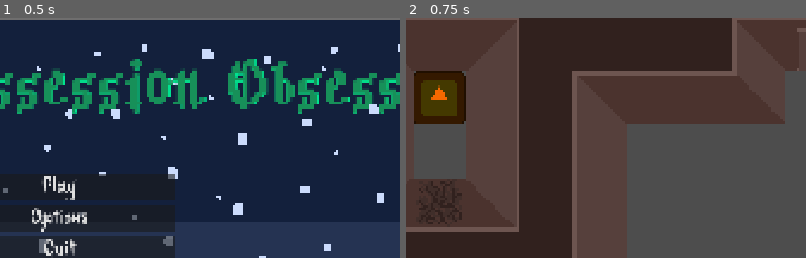
Above: before the commit, frames 1-2 (left to right).
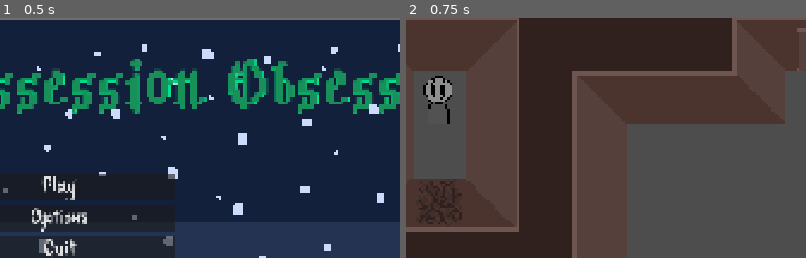
Above: after the commit, the same moments.

Repository: AvatarKeing/GameJam22
Game: Godot game, scene res://Scenes/menu.tscn
Same seed, same stepped clock (60 frames per second), same inputs: the game is played once before the commit and once after it. The engine's default icon, where the game draws it, is replaced by a stand-in: a white triangle on a blue panel in a dark square.
Inputs:
- Up to frame 1 (0.5 s): no input
- Up to frame 2 (0.75 s): click "Play" at 0.5 s
The pictures show only the part of the screen within x 12-62%, y 0-50%; the shares and areas given below are measured in that part.

Frame 1 is identical in both runs. In frame 2, 2.8% of the frame differs, in the area x 2-15%, y 22-45%.

Commit message:
pushingggggg

Diff:
--- a/Scenes/Level2.tscn
+++ b/Scenes/Level2.tscn
@@ -124,7 +124,10 @@
 size = Vector2(200, 56)
 
 [sub_resource type="RectangleShape2D" id="RectangleShape2D_yf5fn"]
-size = Vector2(96, 656)
+size = Vector2(184, 760)
+
+[sub_resource type="RectangleShape2D" id="RectangleShape2D_au75x"]
+size = Vector2(216, 768)
 
 [node name="Level2" type="Node2D" unique_id=752347282]
 
@@ -198,11 +201,12 @@
 collision_mask = 0
 
 [node name="CollisionShape2D" type="CollisionShape2D" parent="Walls/Area2D" unique_id=229434522 groups=["Wall"]]
+position = Vector2(44, 52)
 shape = SubResource("RectangleShape2D_yf5fn")
 
 [node name="CollisionShape2D2" type="CollisionShape2D" parent="Walls/Area2D" unique_id=324193506 groups=["Wall"]]
-position = Vector2(776, -128)
-shape = SubResource("RectangleShape2D_yf5fn")
+position = Vector2(716, -72)
+shape = SubResource("RectangleShape2D_au75x")
 
 [node name="WinScreen" parent="." unique_id=1757649345 instance=ExtResource("8_p4u3k")]
 visible = false
--- a/Scenes/body.tscn
+++ b/Scenes/body.tscn
@@ -1,7 +1,8 @@
 [gd_scene format=3 uid="uid://nlywkm7o2xm0"]
 
 [ext_resource type="Script" uid="uid://x38sd27m4i4a" path="res://Scripts/body.gd" id="1_7h43o"]
-[ext_resource type="Texture2D" uid="uid://c1yqkgaquxe21" path="res://icon.svg" id="1_35550"]
+[ext_resource type="Texture2D" uid="uid://yf0ixkynjy17" path="res://Sprites/NormalGuySprites.png" id="2_vhqrm"]
+[ext_resource type="Texture2D" uid="uid://d2ergpegyweh4" path="res://Sprites/StatueGuySprites.png" id="3_ou3cv"]
 
 [sub_resource type="RectangleShape2D" id="RectangleShape2D_q0t65"]
 size = Vector2(128, 128)
@@ -14,9 +15,14 @@
 [node name="CollisionShape2D" type="CollisionShape2D" parent="." unique_id=975470393]
 shape = SubResource("RectangleShape2D_q0t65")
 
-[node name="Sprite2D" type="Sprite2D" parent="." unique_id=1832230325]
-modulate = Color(0.9599789, 0.40782756, 0, 1)
-texture = ExtResource("1_35550")
+[node name="NormalSprite" type="Sprite2D" parent="." unique_id=1832230325]
+visible = false
+texture = ExtResource("2_vhqrm")
+hframes = 4
+
+[node name="StatueSprite" type="Sprite2D" parent="." unique_id=850617494]
+texture = ExtResource("3_ou3cv")
+hframes = 4
 
 [node name="TopCollider" type="Area2D" parent="." unique_id=1075411084]
 position = Vector2(0, -128)
--- a/Scripts/body.gd
+++ b/Scripts/body.gd
@@ -1,4 +1,8 @@
 extends Area2D
+
+@onready var NormalSpr: Sprite2D = $NormalSprite
+@onready var StatueSpr: Sprite2D = $StatueSprite
+
 
 # State Machine
 enum moveState {DEAD, FOCUS}
@@ -22,15 +26,32 @@
 	object_position = position
 	currentState = moveState.DEAD
 
+func _process(_delta: float) -> void:
+	match currentState:
+		moveState.FOCUS:
+			NormalSpr.visible = true
+			StatueSpr.visible = false
+		moveState.DEAD:
+			NormalSpr.visible = false
+			StatueSpr.visible = true
+
 func _input(event: InputEvent) -> void:
 	if currentState == moveState.FOCUS:
 		if event.is_action_pressed("left") && can_move && can_move_left:
+			NormalSpr.frame = 1
+			StatueSpr.frame = 1
 			Global.move_to(self, Global._grid_to_pixel(offset, -1, 0))
 		if event.is_action_pressed("right") && can_move && can_move_right:
+			NormalSpr.frame = 3
+			StatueSpr.frame = 3
 			Global.move_to(self, Global._grid_to_pixel(offset, 1, 0))
 		if event.is_action_pressed("up") && can_move && can_move_top:
+			NormalSpr.frame = 2
+			StatueSpr.frame = 2
 			Global.move_to(self, Global._grid_to_pixel(offset, 0, -1))
 		if event.is_action_pressed("down") && can_move && can_move_bottom:
+			NormalSpr.frame = 0
+			StatueSpr.frame = 0
 			Global.move_to(self, Global._grid_to_pixel(offset, 0, 1))
 
 func _move_ghost(target_pos: Vector2):
Binary file added: Sprites/Little_dude_normal.png
Not shown, added: Sprites/Little_dude_normal.png.import
Binary file added: Sprites/Little_dude_statue.png
Not shown, added: Sprites/Little_dude_statue.png.import
Binary file added: Sprites/NormalGuySprites.png
Not shown, added: Sprites/NormalGuySprites.png.import
Binary file added: Sprites/Normal_dude_back.png
Not shown, added: Sprites/Normal_dude_back.png.import
Binary file added: Sprites/Normal_dude_left.png
Not shown, added: Sprites/Normal_dude_left.png.import
Binary file added: Sprites/Normal_dude_right.png
Not shown, added: Sprites/Normal_dude_right.png.import
(and 8 more such lines)
